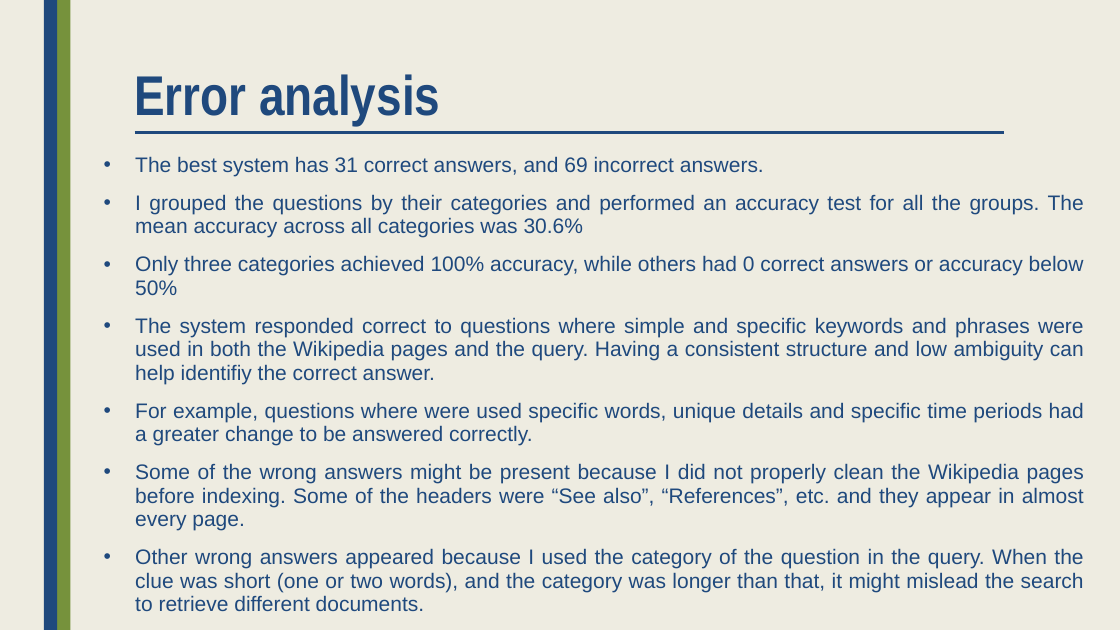
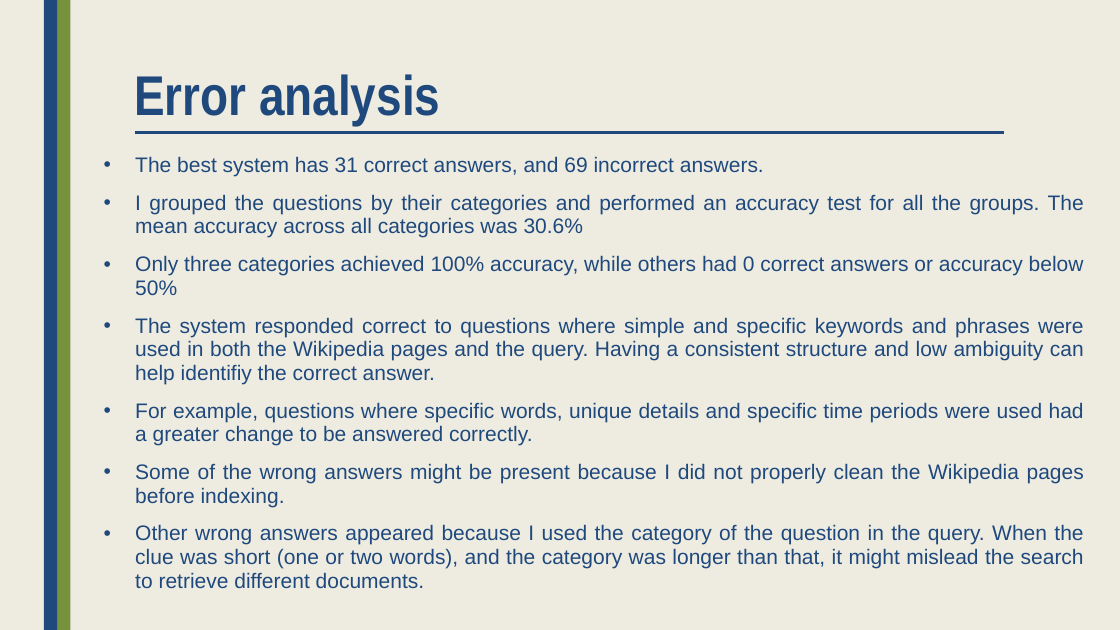
Before and after one commit to andrei1904/DataMiningWatson, a slide deck: slide 5 of Documentation/Watson.pptx. Drawn at 1120x630 pixels with LibreOffice and Linux fonts; fonts in the diff are those of the drawing. Boxes give left, top, right and bottom in pixels: in the first picture for what was removed or moved away, otherwise in the second. Text is boxed around its words. In the diff, an @@ line names an element or a change of style, - is before the commit and + after.

```diff
--- a/Documentation/Watson.pptx
+++ b/Documentation/Watson.pptx
@@ text at (135,402,1084,507): text changed @@
-• For example, questions where were used specific words, unique details and specific time periods had a greater change to be answered correctly.
-• Some of the wrong answers might be present because I did not properly clean the Wikipedia pages before indexing. Some of the headers were “See also”, “References”, etc. and they appear in almost every page.
+• For example, questions where specific words, unique details and specific time periods were used had a greater change to be answered correctly.
+• Some of the wrong answers might be present because I did not properly clean the Wikipedia pages before indexing.
```
Also in this commit, not shown: 1 other slide changed, 1 other file.
